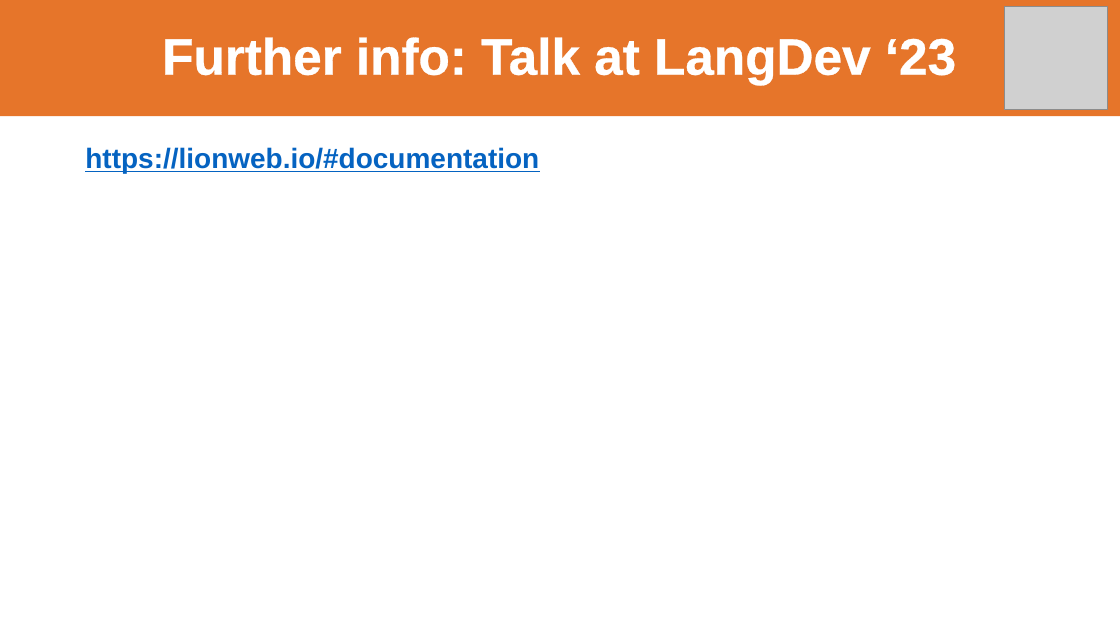
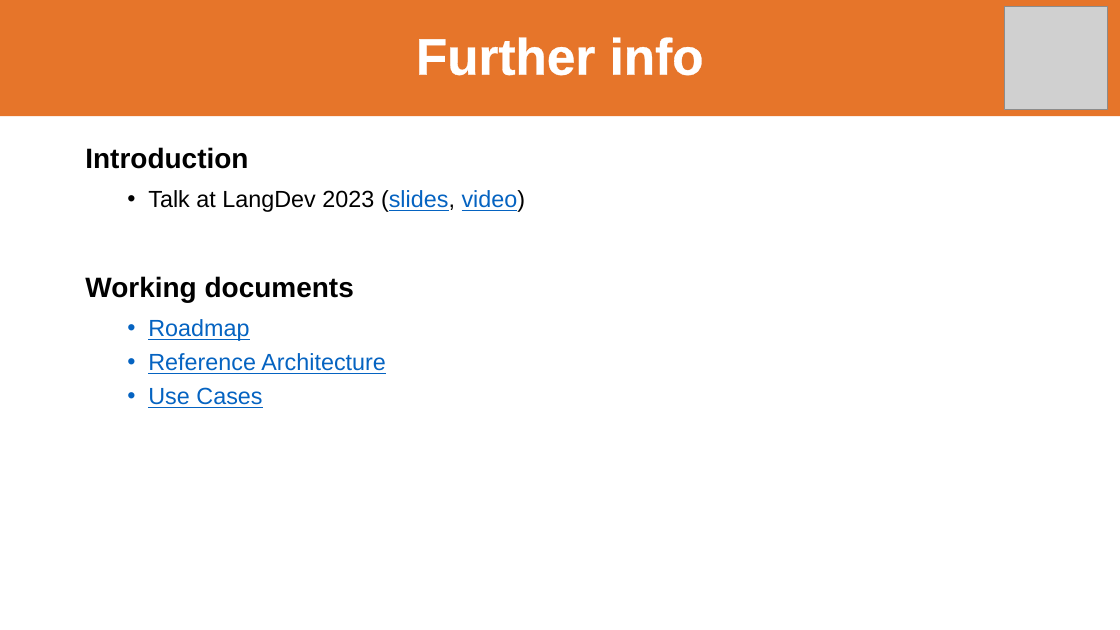
Before and after one commit to LionWeb-io/specification, a slide deck: slide 5 of resources/LangDev 2024 Talk.pptx. Drawn at 1120x630 pixels with LibreOffice and Linux fonts; fonts in the diff are those of the drawing; grey boxes stand for pictures; background and template pictures are left out. Boxes give left, top, right and bottom in pixels: in the first picture for what was removed or moved away, otherwise in the second. Text is boxed around its words. In the diff, an @@ line names an element or a change of style, - is before the commit and + after.

```diff
--- a/resources/LangDev 2024 Talk.pptx
+++ b/resources/LangDev 2024 Talk.pptx
@@ title at <box>416,37,704,76</box>: text changed @@
-Further info: Talk at LangDev ‘23
+Further info
@@ text at <box>85,147,526,408</box>: text changed; size 24 to 20 pt; text colour #0563C1 to #000000; bold off @@
-https://lionweb.io/#documentation
+Introduction
+  • Talk at LangDev 2023 (slides, video)
+Working documents
+  • Roadmap
+  • Reference Architecture
+  • Use Cases
```
Also in this commit, not shown: 16 other slides changed, 1 slide added, 1 slide removed.
